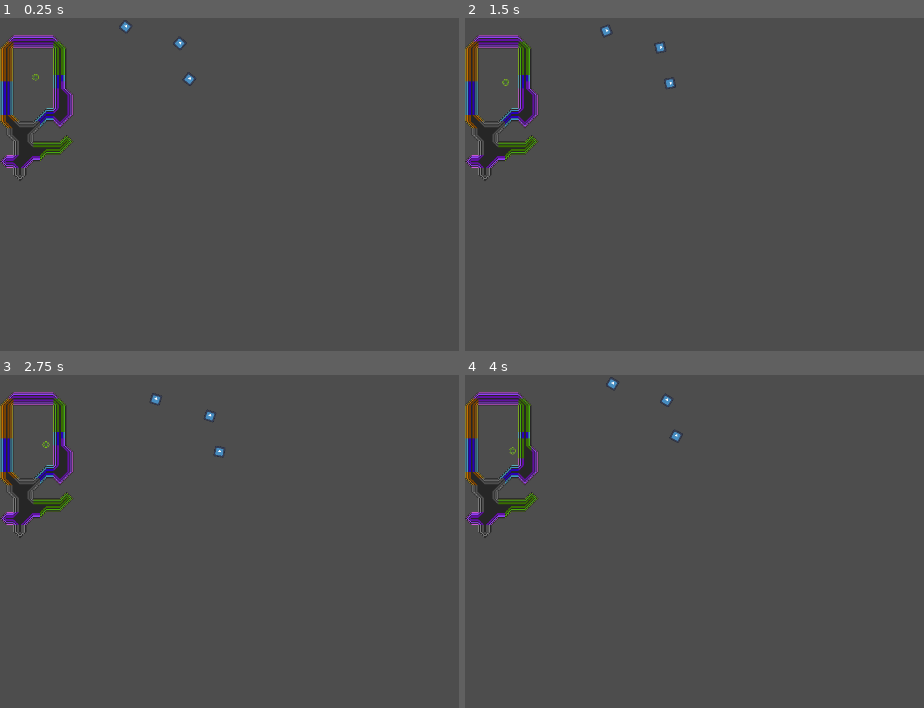
Above: before the commit, frames 1-4 (two rows, left to right).
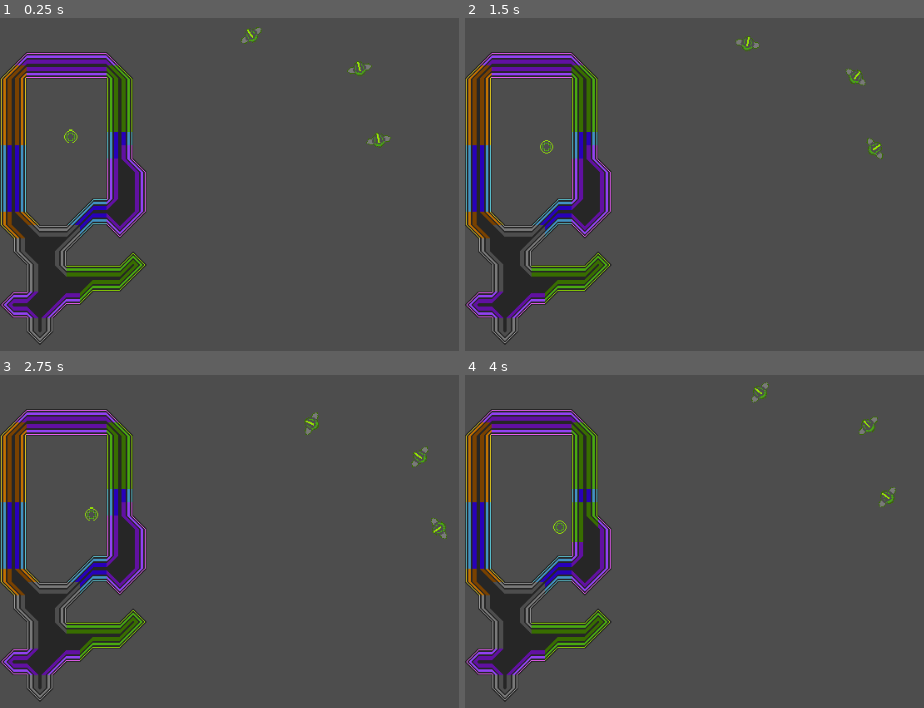
Above: after the commit, the same moments.

Repository: catgirl-software/nor2
Game: Godot game, scene res://sprites/test-world.tscn
The game is run twice, just before and just after one commit, with the same random seed, the same clock (stepped at 60 frames per second) and the same inputs. The engine's default icon, where the game draws it, is replaced by a stand-in: a white triangle on a blue panel in a dark square.
Inputs (mouse positions are in pixels of both pictures, inside the frame that each line leads up to):
- Up to frame 1 (0.25 s): no input
- Up to frame 2 (1.5 s): tap Enter at 0.5 s; move the mouse to (outside the picture) at 0.52 s; hold D (keyboard_right) 0.53-1.28 s; click (outside the picture) at 0.67 s; move the mouse to (703, 264) at 1.27 s; hold S (keyboard_down) from 1.28 s (still down)
- Up to frame 3 (2.75 s): move the mouse to (outside the picture) at 2.02 s; release S (keyboard_down) at 2.03 s; hold D (keyboard_right) from 2.03 s (still down)
- Up to frame 4 (4 s): move the mouse to (823, 688) at 2.77 s; release D (keyboard_right) at 2.78 s; hold W (keyboard_up) 2.78-3.53 s; click (823, 688) at 2.92 s; move the mouse to (outside the picture) at 3.52 s; hold A (keyboard_left) from 3.53 s (still down)

The runs differ from the first frame. In frame 1, 14% of the frame differs, in the area x 0-86%, y 0-99%; in frame 2, 14%, in the area x 0-92%, y 2-99%; in frame 3, 14%; in frame 4, 14%.

Commit message:
Add player sprites

Diff:
--- a/player.tscn
+++ b/player.tscn
@@ -1,16 +1,23 @@
-[gd_scene load_steps=4 format=3 uid="uid://wfu0ftpdkm2u"]
+[gd_scene load_steps=5 format=3 uid="uid://wfu0ftpdkm2u"]
 
 [ext_resource type="Script" path="res://sprites/player.gd" id="1_dkxln"]
-[ext_resource type="Texture2D" uid="uid://basxdq4nugoya" path="res://icon.svg" id="2_td2br"]
+[ext_resource type="Texture2D" uid="uid://3ue7iltvj20h" path="res://sprites/ase/norts.png" id="2_btav7"]
 
 [sub_resource type="CircleShape2D" id="CircleShape2D_ax235"]
+radius = 9.0
+
+[sub_resource type="CapsuleShape2D" id="CapsuleShape2D_ywinu"]
+radius = 4.0
 
 [node name="CharacterBody2D2" type="CharacterBody2D"]
 script = ExtResource("1_dkxln")
 
-[node name="CollisionShape2D" type="CollisionShape2D" parent="."]
+[node name="head" type="CollisionShape2D" parent="."]
 shape = SubResource("CircleShape2D_ax235")
 
+[node name="shoulders" type="CollisionShape2D" parent="."]
+shape = SubResource("CapsuleShape2D_ywinu")
+
 [node name="Sprite2D" type="Sprite2D" parent="."]
-scale = Vector2(0.2, 0.2)
-texture = ExtResource("2_td2br")
+texture = ExtResource("2_btav7")
+vframes = 4
--- a/project.godot
+++ b/project.godot
@@ -21,8 +21,8 @@
 
 [display]
 
-window/size/viewport_width=1920
-window/size/viewport_height=1080
+window/size/viewport_width=960
+window/size/viewport_height=540
 
 [editor_plugins]
 
--- a/sprites/ColourableTiles.gd
+++ b/sprites/ColourableTiles.gd
@@ -1,4 +1,5 @@
 extends TileMap
+class_name ColourableTiles
 
 func on_ball_collide(ball: Disc, collision: KinematicCollision2D) -> bool:
 	# get tile that was hit
